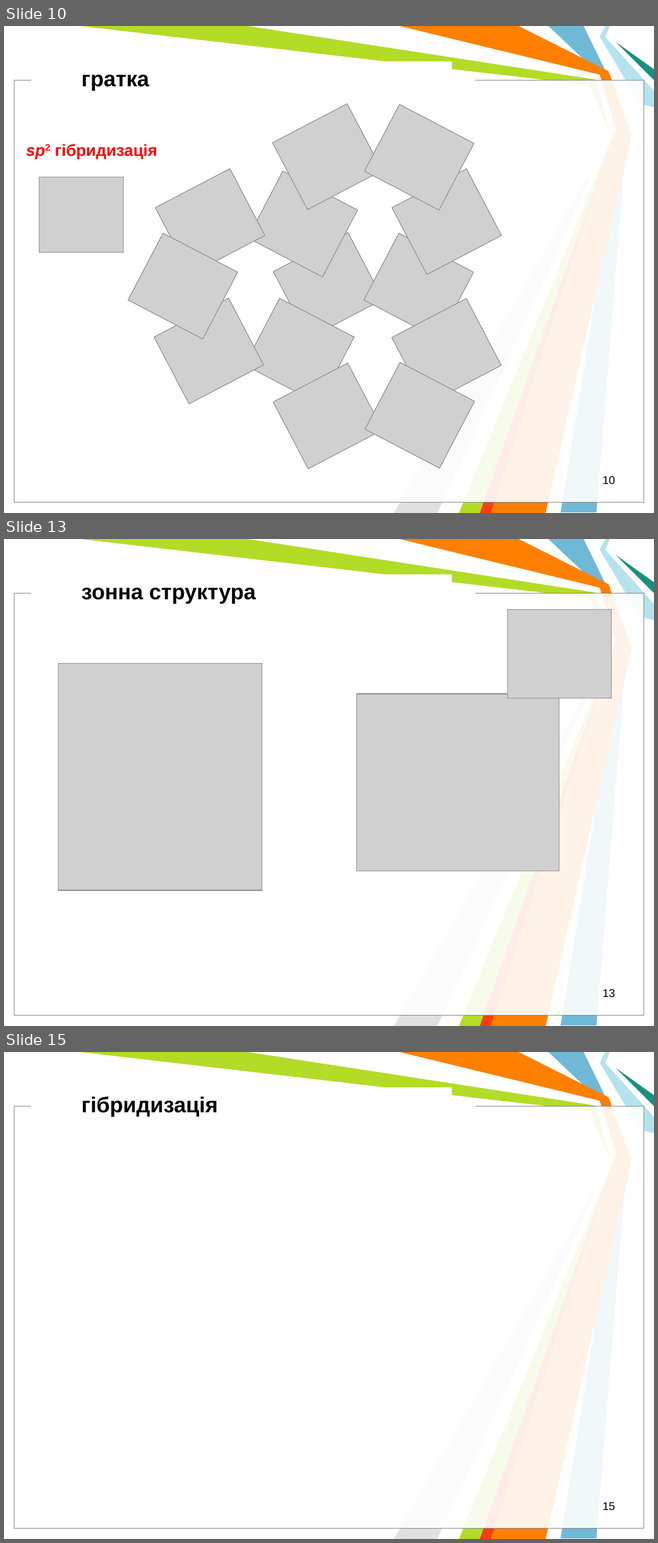
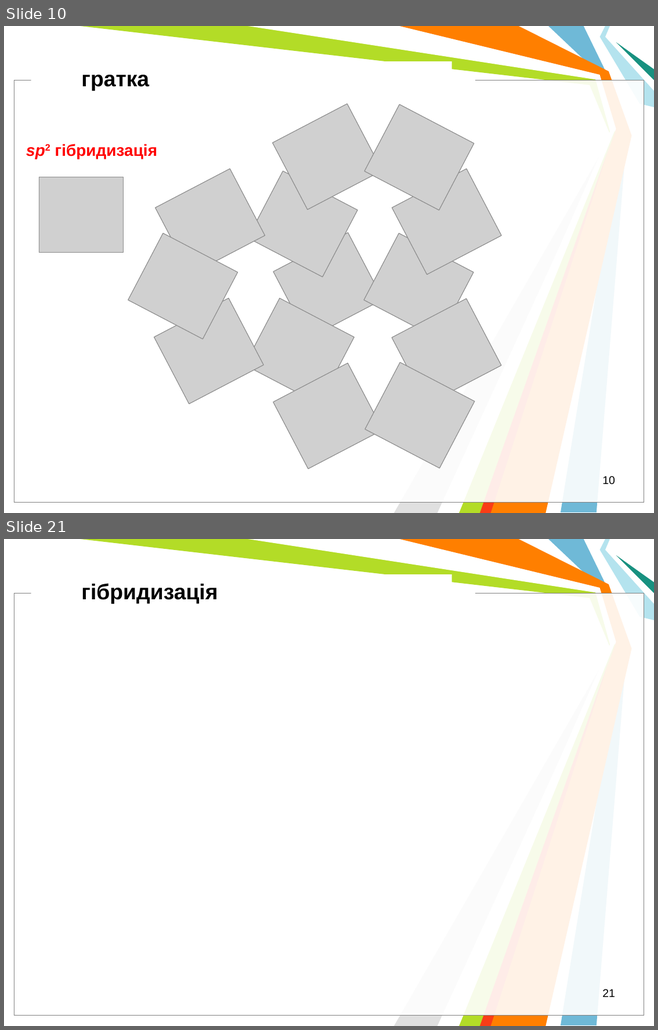
Before and after one commit to l432/NMK, a slide deck: Lecture/Nanoelectronika/Present/NanoelectronV5.ppt. Shown one above the other, each under a label of ours: slides 10, 13 and 15 before the commit, slides 10 and 21 after it; the slides between them are not shown. The pictures are 658x1543 and 658x1030 pixels, drawn with LibreOffice and Linux fonts; fonts in the diff are those of the drawing; grey boxes stand for pictures; background and template pictures are left out. Boxes give left, top, right and bottom in pixels: in the first picture for what was removed or moved away, otherwise in the second. Text is boxed around its words. In the diff, an @@ line names an element or a change of style, - is before the commit and + after.

```diff
--- a/Lecture/Nanoelectronika/Present/NanoelectronV5.ppt
+++ b/Lecture/Nanoelectronika/Present/NanoelectronV5.ppt
@@ slide 13 removed at (4,539,654,1026), background #FFFFFF; not listed: 11 template elements that a slide beside it also shows @@
@@ text removed at (81,588,256,603) @@
-зонна структура
@@ picture removed at (507,609,611,698) @@
@@ picture removed at (59,663,263,890) @@
@@ picture removed at (356,694,558,871) @@
@@ page number removed at (602,989,615,998) @@
-13
@@ what was slide 15 is now slide 21 @@
@@ page number at (602,989,615,997): text changed @@
-15
+21
```
Also in this commit, not shown: 2 slides changed, 9 slides added, 1 other slide removed, 3 other files.
